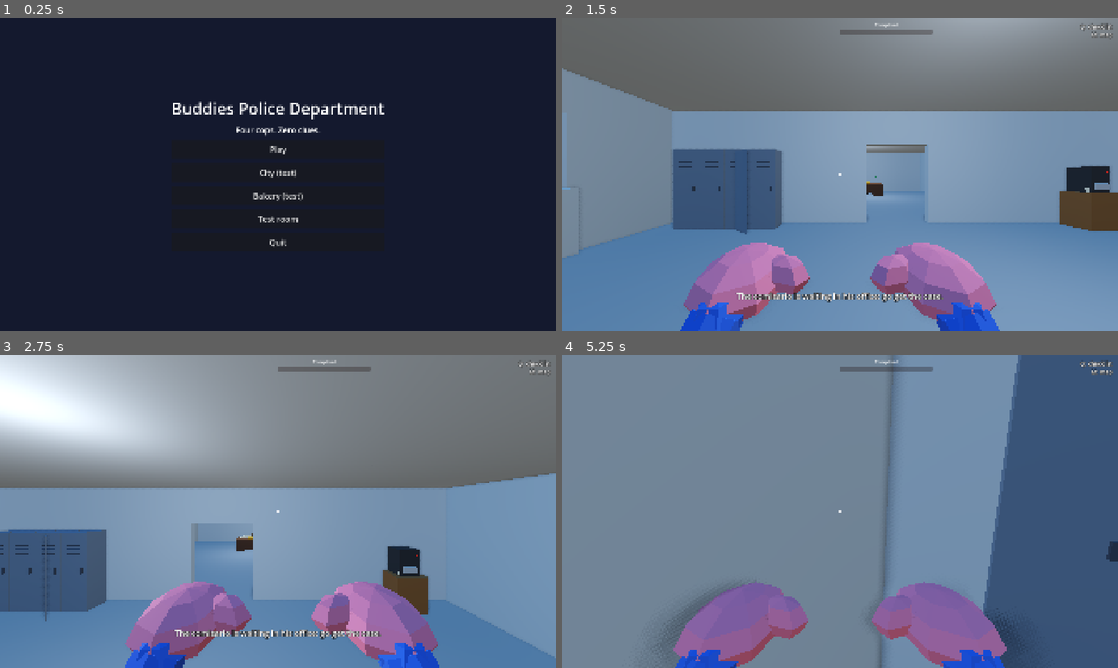
Above: before the commit, frames 1-4 (two rows, left to right).
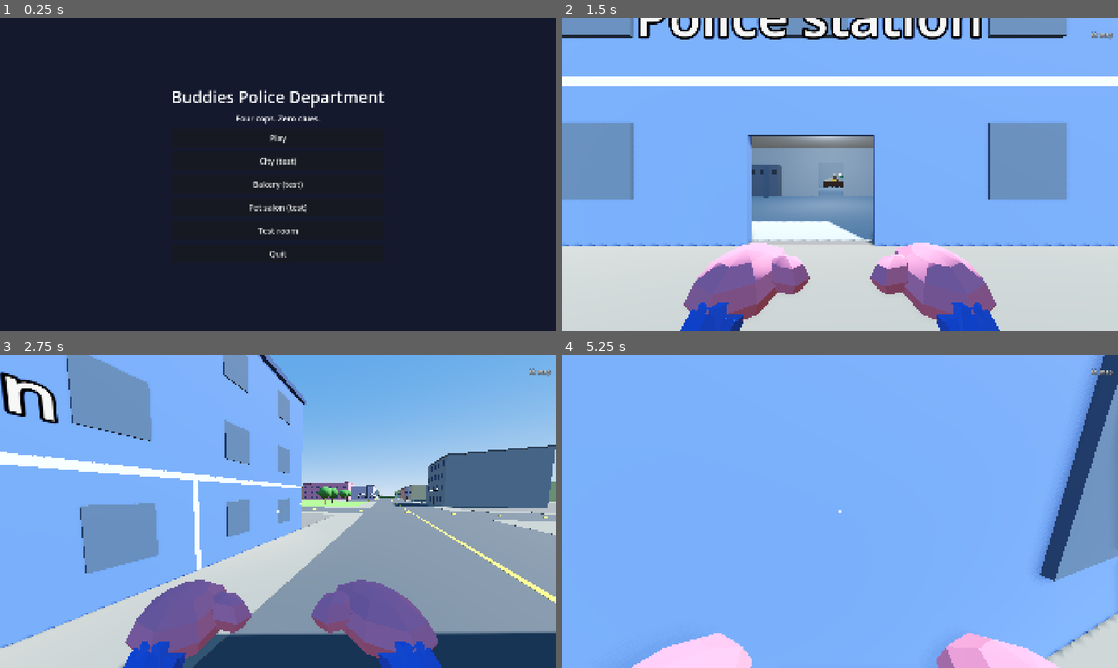
Above: after the commit, the same moments.

Repository: cristiangelini/BPD
Game: Godot game, scene res://scenes/ui/main_menu.tscn
The game is run twice, just before and just after one commit, with the same random seed, the same clock (stepped at 60 frames per second) and the same inputs.
Inputs (mouse positions are in pixels of both pictures, inside the frame that each line leads up to):
- Up to frame 1 (0.25 s): no input
- Up to frame 2 (1.5 s): click (840, 208) at 0.5 s, where only the run after the commit has a clickable "Pet salon (test)"; click (840, 149) at 1.25 s, where only the run before the commit has a clickable "Play"
- Up to frame 3 (2.75 s): tap Enter at 2 s; move the mouse to (400, 495) at 2.02 s; hold D (move_right) from 2.03 s (still down); hold R (ask) from 2.03 s (still down); click (400, 495) at 2.17 s; tap Space (jump) at 2.27, 2.57 s; tap Shift (run) at 2.3 s
- Up to frame 4 (5.25 s): move the mouse to (812, 511) at 2.77 s; release D (move_right) at 2.78 s; release R (ask) at 2.78 s; hold W (move_forward) from 2.78 s (still down); tap Shift (run) at 2.85 s; tap Space (jump) at 3.02, 3.32, 3.8, 4.35, 4.52, 4.82 s; tap E (use) at 3.05 s; move the mouse to (851, 505) at 3.52 s; hold E (use) 3.53-4.28 s; move the mouse to (834, 517) at 4.27 s; click (834, 517) at 4.42 s; tap R (ask) at 4.55 s; move the mouse to (878, 514) at 5.02 s; hold R (ask) from 5.03 s (still down)

The runs differ from the first frame. In frame 1, 2.8% of the frame differs, in the area x 31-70%, y 22-77%; in frame 2, 89%; in frame 3, 90%; in frame 4, 99%, in the area x 0-100%, y 0-100%.

Commit message:
Pet salon: the place inside, on its lot in the city
Reception, grooming room, cages, the locked storeroom and the yard with
the doghouse, built from PlaceBuilder pieces, with 12 hiding spots, 24
shampoo bottles and 6 collars that break as fines, and a menu test
button.

Co-Authored-By: Claude Opus 5.5 (1M context) <noreply@anthropic.com>
Claude-Session: https://claude.ai/code/session_01UXwRy4nCUmp8Zcg5tBLZhH

Diff:
--- /dev/null
+++ b/scenes/levels/groomer.tscn
@@ -0,0 +1,54 @@
+[gd_scene format=3]
+
+[ext_resource type="Script" path="res://scripts/levels/groomer.gd" id="1"]
+[ext_resource type="Script" path="res://scripts/levels/city.gd" id="4"]
+[ext_resource type="PackedScene" path="res://scenes/player/cop.tscn" id="2"]
+[ext_resource type="PackedScene" path="res://scenes/vehicles/patrol_car.tscn" id="3"]
+
+[sub_resource type="ProceduralSkyMaterial" id="SkyMat"]
+sky_top_color = Color(0.32, 0.56, 0.9, 1)
+sky_horizon_color = Color(0.75, 0.85, 0.95, 1)
+ground_horizon_color = Color(0.75, 0.85, 0.95, 1)
+ground_bottom_color = Color(0.4, 0.37, 0.33, 1)
+
+[sub_resource type="Sky" id="Sky"]
+sky_material = SubResource("SkyMat")
+
+[sub_resource type="Environment" id="Env"]
+background_mode = 2
+sky = SubResource("Sky")
+ambient_light_source = 3
+ambient_light_sky_contribution = 0.6
+ambient_light_energy = 0.45
+tonemap_mode = 2
+tonemap_exposure = 0.85
+ssao_enabled = true
+ssao_radius = 1.2
+ssao_intensity = 1.6
+adjustments_enabled = true
+adjustments_saturation = 1.2
+
+[node name="Groomer" type="Node3D"]
+script = ExtResource("1")
+
+[node name="Environment" type="WorldEnvironment" parent="."]
+environment = SubResource("Env")
+
+[node name="Sun" type="DirectionalLight3D" parent="."]
+transform = Transform3D(0.866, -0.354, 0.354, 0, 0.707, 0.707, -0.5, -0.612, 0.612, 0, 8, 0)
+light_color = Color(1, 0.93, 0.82, 1)
+light_energy = 1.2
+shadow_enabled = true
+shadow_blur = 1.5
+directional_shadow_max_distance = 120.0
+
+[node name="City" type="Node3D" parent="."]
+script = ExtResource("4")
+live_place = "pet_salon"
+live_block_ground = false
+
+[node name="Built" type="Node3D" parent="."]
+
+[node name="Cop" parent="." instance=ExtResource("2")]
+
+[node name="PatrolCar" parent="." instance=ExtResource("3")]
--- /dev/null
+++ b/scenes/props/dog_collar.tscn
@@ -0,0 +1,19 @@
+[gd_scene load_steps=4 format=3]
+
+[ext_resource type="Script" path="res://scripts/props/ornament.gd" id="1"]
+[ext_resource type="PackedScene" path="res://assets/models/dog_collar.glb" id="2"]
+
+[sub_resource type="BoxShape3D" id="Shape"]
+size = Vector3(0.13, 0.15, 0.08)
+
+[node name="Ornament" type="RigidBody3D"]
+collision_layer = 4
+collision_mask = 15
+mass = 0.2
+shard_color = Color(0.82, 0.23, 0.29, 1)
+script = ExtResource("1")
+
+[node name="Shape" type="CollisionShape3D" parent="."]
+shape = SubResource("Shape")
+
+[node name="Model" parent="." instance=ExtResource("2")]
--- /dev/null
+++ b/scenes/props/shampoo_bottle.tscn
@@ -0,0 +1,20 @@
+[gd_scene load_steps=4 format=3]
+
+[ext_resource type="Script" path="res://scripts/props/ornament.gd" id="1"]
+[ext_resource type="PackedScene" path="res://assets/models/shampoo_bottle.glb" id="2"]
+
+[sub_resource type="CylinderShape3D" id="Shape"]
+height = 0.23
+radius = 0.038
+
+[node name="Ornament" type="RigidBody3D"]
+collision_layer = 4
+collision_mask = 15
+mass = 0.4
+shard_color = Color(0.56, 0.83, 0.94, 1)
+script = ExtResource("1")
+
+[node name="Shape" type="CollisionShape3D" parent="."]
+shape = SubResource("Shape")
+
+[node name="Model" parent="." instance=ExtResource("2")]
--- a/scenes/ui/main_menu.tscn
+++ b/scenes/ui/main_menu.tscn
@@ -68,6 +68,13 @@
 theme_override_font_sizes/font_size = 28
 text = "MENU_BAKERY"
 
+[node name="GroomerButton" type="Button" parent="Box"]
+unique_name_in_owner = true
+custom_minimum_size = Vector2(0, 64)
+layout_mode = 2
+theme_override_font_sizes/font_size = 28
+text = "MENU_GROOMER"
+
 [node name="TestRoomButton" type="Button" parent="Box"]
 unique_name_in_owner = true
 custom_minimum_size = Vector2(0, 64)
--- /dev/null
+++ b/scripts/levels/groomer.gd
@@ -0,0 +1,265 @@
+class_name Groomer
+extends Node3D
+
+## The pet salon "Pelito Feliz" (docs/diseno/peluqueria.md, step 1): the reception and the grooming room at the front,
+## the cages and the storeroom behind them, and the yard at the back, on its lot in the city with the front to +Z.
+## The salon is open; the storeroom ("Solo personal") and its back door to the yard are locked. The shampoo bottles
+## and the collar vitrine break, each one a fine. Ramiro, the dogs and the stories come in the next steps.
+## Every number here is (propuesta).
+
+const DOOR_SCENE := preload("res://scenes/props/front_door.tscn")
+const SHAMPOO_SCENE := preload("res://scenes/props/shampoo_bottle.tscn")
+const COLLAR_SCENE := preload("res://scenes/props/dog_collar.tscn")
+const HALF_X := 8.0
+## The lot runs from -HALF_Z to HALF_Z; the building covers its front from BACK_Z on, the yard the rest.
+const HALF_Z := 7.0
+const BACK_Z := -2.0
+## The salon floor sits a little over the city's paved block, which runs under it; the yard's grass a little lower.
+const FLOOR_TOP := 0.06
+const GRASS_TOP := 0.04
+## The wall between the front rooms and the back ones, the one between the reception (west) and the grooming room,
+## and the one between the cages (west) and the storeroom.
+const SPLIT_Z := 2.5
+const RECEPTION_EAST := 0.0
+const CAGES_EAST := 2.0
+const ENTRANCE_X := -4.0
+const GROOMING_DOOR_Z := 4.8
+const CAGES_DOOR_X := -4.0
+const STORE_DOOR_X := 5.0
+const YARD_DOOR_X := -3.0
+const BACK_DOOR_X := 5.0
+const FENCE_HEIGHT := 0.9
+const COUNTER_AT := Vector3(-2.2, FLOOR_TOP, 4.2)
+const COUNTER_SIZE := Vector3(2.4, 1.0, 0.7)
+const ARMCHAIR_AT := Vector3(-6.8, FLOOR_TOP, 5.8)
+const VITRINE_AT := Vector3(-7.4, FLOOR_TOP, 3.8)
+const VITRINE_SHELF := FLOOR_TOP + 0.77
+const TABLES: Array[Vector3] = [Vector3(2.5, FLOOR_TOP, 4.5), Vector3(5.0, FLOOR_TOP, 4.5)]
+const TABLE_HEIGHT := 0.8
+## Each standing dryer's hood, open on top, behind its table.
+const DRYER_HOOD := FLOOR_TOP + 1.4
+const BATHTUB_AT := Vector3(6.8, FLOOR_TOP, 3.3)
+const CAGE_XS: Array[float] = [-7.4, -6.5, -5.6, -4.7]
+const CAGE_Z := -1.4
+const CAGE_SIZE := Vector3(0.8, 0.8, 0.9)
+const CAGE_STEP := 0.85
+## The cages without bars (the dogs in them roam the salon, docs/diseno/peluqueria.md "Los perros").
+const OPEN_CAGES: Array[Vector2i] = [Vector2i(1, 0), Vector2i(3, 1)]
+const FREEZER_AT := Vector3(7.1, FLOOR_TOP, 0.3)
+const TOWELS_AT := Vector3(3.0, FLOOR_TOP, 1.8)
+const DOGHOUSE_AT := Vector3(5.5, GRASS_TOP, -5.2)
+## The shampoo shelves: board center, length along the wall, the axis it runs along, and how many bottles each holds.
+const SHELVES := [
+	{"at": Vector3(-5.9, 0.9, 2.8), "length": 1.8, "along": "x", "bottles": 5},
+	{"at": Vector3(-5.9, 1.5, 2.8), "length": 1.8, "along": "x", "bottles": 5},
+	{"at": Vector3(7.7, 0.9, 5.7), "length": 2.2, "along": "z", "bottles": 7},
+	{"at": Vector3(7.7, 1.5, 5.7), "length": 2.2, "along": "z", "bottles": 7},
+]
+const SHELF_DEPTH := 0.4
+const COLLARS := 6
+const BOTTLE_HALF_HEIGHT := 0.115
+const COLLAR_HALF_HEIGHT := 0.075
+
+const OUTSIDE := Color(0.55, 0.85, 0.8)
+const INSIDE := Color(0.98, 0.9, 0.93)
+const BACK := Color(0.85, 0.87, 0.85)
+const TILES := Color(0.82, 0.86, 0.88)
+const GRASS := Color(0.42, 0.66, 0.32)
+const WOOD := Color(0.6, 0.42, 0.28)
+const WHITE := Color(0.93, 0.93, 0.9)
+const STEEL := Color(0.62, 0.64, 0.68)
+const GLASS := Color(0.55, 0.75, 0.85, 0.35)
+const PINK := Color(0.93, 0.55, 0.7)
+const SACK := Color(0.78, 0.66, 0.42)
+const CARDBOARD := Color(0.7, 0.55, 0.36)
+const AWNING := Color(0.3, 0.65, 0.62)
+const FRAME := Color(0.95, 0.8, 0.35)
+
+## Hiding spots: where something can wait, with its surface height, and whether a heavy item fits.
+const SPOTS := [
+	{"id": "in_bathtub", "at": BATHTUB_AT + Vector3(0, 0.05, 0), "heavy": true},
+	{"id": "in_cage", "at": Vector3(-6.5, FLOOR_TOP + 0.05, CAGE_Z), "heavy": false},
+	{"id": "in_doghouse", "at": DOGHOUSE_AT + Vector3(0, 0.05, 0), "heavy": true},
+	{"id": "in_freezer", "at": FREEZER_AT + Vector3(0, 0.05, 0), "heavy": true},
+	{"id": "behind_food", "at": Vector3(3.7, FLOOR_TOP, -1.6), "heavy": true},
+	{"id": "in_dryer", "at": Vector3(2.5, DRYER_HOOD + 0.05, 5.6), "heavy": false},
+	{"id": "under_armchair", "at": ARMCHAIR_AT, "heavy": false},
+	{"id": "in_towels", "at": TOWELS_AT + Vector3(0, 0.05, 0), "heavy": false},
+	{"id": "under_counter", "at": COUNTER_AT + Vector3(0, 0.05, 0), "heavy": true},
+	{"id": "on_cages", "at": Vector3(-5.6, FLOOR_TOP + CAGE_STEP + 0.8, CAGE_Z), "heavy": false},
+	{"id": "under_grooming_table", "at": Vector3(2.5, FLOOR_TOP, 4.5), "heavy": true},
+	{"id": "in_vitrine", "at": VITRINE_AT + Vector3(0, 0.05, 0), "heavy": false},
+]
+
+## Where the patrol car parks at the station, in this scene's space.
+var station_parking: Transform3D
+var store_door: FrontDoor
+var back_door: FrontDoor
+var city_map: CityMap
+var shampoos: Array[Ornament] = []
+var collars: Array[Ornament] = []
+## What the cops broke so far (each one is an Ornament.FINE).
+var fines := 0
+var _build: PlaceBuilder
+@onready var car: PatrolCar = $PatrolCar
+
+
+func _ready() -> void:
+	_build = PlaceBuilder.new($Built)
+	_build_shell()
+	_build_yard()
+	_build_reception()
+	_build_grooming_room()
+	_build_cages()
+	_build_storeroom()
+	_place_fragile()
+	store_door = _door(Vector3(STORE_DOOR_X - GameScale.DOOR_WIDTH / 2, 0, SPLIT_Z), 0.0)
+	back_door = _door(Vector3(BACK_DOOR_X + GameScale.DOOR_WIDTH / 2, 0, BACK_Z), PI)
+	var city: Node3D = $City
+	city.transform = CityLayout.anchor("pet_salon")
+	station_parking = city.transform * CityLayout.parking("station")
+	car.global_transform = station_parking.translated_local(Vector3.UP * 0.05)
+	$Cop.global_position = car.to_global(Vector3(2.5, 0.1, 0.55))
+	city_map = CityMap.new()
+	add_child(city_map)
+	city_map.setup(city, "pet_salon", car)
+
+
+func _door(at: Vector3, turn: float) -> FrontDoor:
+	var door: FrontDoor = DOOR_SCENE.instantiate()
+	door.position = at
+	door.rotation.y = turn
+	add_child(door)
+	return door
+
+
+## Floor, outer walls, the roof and the front: the entrance, the shop window, the awning and the sign.
+func _build_shell() -> void:
+	var up := GameScale.FLOOR_HEIGHT
+	_build.slab(-HALF_X, HALF_X, BACK_Z, HALF_Z, FLOOR_TOP, TILES)
+	_build.slab(-HALF_X - 0.2, HALF_X + 0.2, BACK_Z - 0.2, HALF_Z + 0.2, up, OUTSIDE.darkened(0.35))
+	_build.wall("x", BACK_Z, -HALF_X, HALF_X, 0, [YARD_DOOR_X, BACK_DOOR_X], OUTSIDE)
+	_build.wall("z", -HALF_X, BACK_Z, HALF_Z, 0, [], OUTSIDE)
+	_build.wall("z", HALF_X, BACK_Z, HALF_Z, 0, [], OUTSIDE)
+	# Front: wall with the entrance, then the shop window of the grooming room from x = -1 to 7.
+	var height := up - PlaceBuilder.SLAB
+	_build.wall("x", HALF_Z, -HALF_X, -1.0, 0, [ENTRANCE_X], OUTSIDE)
+	_build.box(Vector3(3.0, 0.45, HALF_Z), Vector3(8.0, 0.9, PlaceBuilder.WALL), OUTSIDE)
+	_build.box(Vector3(3.0, 2.4, HALF_Z), Vector3(8.0, height - 2.3, PlaceBuilder.WALL), OUTSIDE)
+	_build.box(Vector3(3.0, 1.6, HALF_Z), Vector3(8.0, 1.4, 0.04), GLASS)
+	_build.box(Vector3(7.5, height / 2, HALF_Z), Vector3(1.0, height, PlaceBuilder.WALL), OUTSIDE)
+	_build.mesh_box(Vector3(0, 2.4, HALF_Z + 0.8), Vector3(HALF_X * 2 - 1, 0.1, 1.5), AWNING)
+	var sign_label := Label3D.new()
+	sign_label.text = "PLACE_PET_SALON"
+	sign_label.font_size = 64
+	sign_label.pixel_size = 0.01
+	sign_label.outline_size = 14
+	sign_label.position = Vector3(0, up + 0.6, HALF_Z + 0.12)
+	$Built.add_child(sign_label)
+	# A false front over the roof, for the sign.
+	_build.box(Vector3(0, up + 0.6, HALF_Z), Vector3(HALF_X * 2, 1.2, PlaceBuilder.WALL), OUTSIDE)
+
+
+## The yard behind: grass, a low fence on three sides (a cop can jump it) and the big doghouse.
+func _build_yard() -> void:
+	_build.slab(-HALF_X, HALF_X, -HALF_Z, BACK_Z, GRASS_TOP, GRASS)
+	var fence_y := GRASS_TOP + FENCE_HEIGHT / 2
+	_build.box(Vector3(0, fence_y, -HALF_Z), Vector3(HALF_X * 2, FENCE_HEIGHT, 0.06), WHITE)
+	for x: float in [-HALF_X, HALF_X]:
+		_build.box(Vector3(x, fence_y, (BACK_Z - HALF_Z) / 2), Vector3(0.06, FENCE_HEIGHT, HALF_Z + BACK_Z), WHITE)
+	_build.open_box(DOGHOUSE_AT, Vector3(1.4, 1.1, 1.4), "-x", WOOD)
+	_build.mesh_box(DOGHOUSE_AT + Vector3(0, 1.15, 0), Vector3(1.6, 0.1, 1.6), AWNING.darkened(0.3))
+
+
+## The reception: the counter (open on Ramiro's side) with the till, the waiting armchair, the collar vitrine,
+## the photos of happy customers and a shampoo shelf.
+func _build_reception() -> void:
+	_build.wall("z", RECEPTION_EAST, SPLIT_Z, HALF_Z, 0, [GROOMING_DOOR_Z], INSIDE)
+	_build.open_box(COUNTER_AT, COUNTER_SIZE, "-z", WOOD)
+	_build.box(COUNTER_AT + Vector3(0.7, COUNTER_SIZE.y + 0.15, 0), Vector3(0.5, 0.3, 0.4), STEEL)
+	_build.legs(ARMCHAIR_AT, Vector2(1.0, 0.9), 0.35, WOOD)
+	_build.box(ARMCHAIR_AT + Vector3(0, 0.45, 0), Vector3(1.0, 0.2, 0.9), PINK)
+	_build.box(ARMCHAIR_AT + Vector3(0, 0.85, 0.45), Vector3(1.0, 0.6, 0.15), PINK)
+	_build.open_box(VITRINE_AT, Vector3(0.8, 1.4, 1.6), "+x", GLASS)
+	_build.box(Vector3(VITRINE_AT.x, VITRINE_SHELF - 0.02, VITRINE_AT.z), Vector3(0.7, 0.04, 1.5), GLASS)
+	for z: float in [3.3, 6.2]:
+		_build.mesh_box(Vector3(RECEPTION_EAST - 0.09, 1.6, z), Vector3(0.03, 0.4, 0.5), FRAME)
+	for x: float in [-2.5, -1.5]:
+		_build.mesh_box(Vector3(x, 1.6, SPLIT_Z + 0.09), Vector3(0.5, 0.4, 0.03), FRAME)
+	_build_shelves(SHELVES.slice(0, 2))
+	_build.light(Vector3(-4.0, 2.2, 4.8))
+
+
+## The grooming room: two tables with a standing dryer each, the bathtub for dogs and the big shampoo shelf.
+func _build_grooming_room() -> void:
+	for at: Vector3 in TABLES:
+		_build.legs(at, Vector2(1.2, 0.6), TABLE_HEIGHT, STEEL)
+		_build.box(at + Vector3(0, TABLE_HEIGHT + 0.03, 0), Vector3(1.2, 0.06, 0.6), WHITE)
+		var dryer := Vector3(at.x, DRYER_HOOD, 5.6)
+		_build.box(Vector3(dryer.x, FLOOR_TOP + 0.7, dryer.z), Vector3(0.08, 1.4, 0.08), STEEL)
+		_build.open_box(dryer, Vector3(0.5, 0.35, 0.5), "top", PINK)
+		# Scissors hanging on the wall to the reception.
+		_build.mesh_box(Vector3(RECEPTION_EAST + 0.09, 1.5, 3.2 + (at.x - 2.5) * 0.2), Vector3(0.02, 0.25, 0.08), STEEL)
+	_build.open_box(BATHTUB_AT, Vector3(1.8, 0.6, 1.0), "top", WHITE)
+	_build_shelves(SHELVES.slice(2, 4))
+	_build.light(Vector3(4.0, 2.2, 4.8))
+
+
+## The cages: two rows of four along the back wall, most with bars, and the doorway to the yard.
+func _build_cages() -> void:
+	_build.wall("x", SPLIT_Z, -HALF_X, HALF_X, 0, [CAGES_DOOR_X, STORE_DOOR_X], INSIDE)
+	_build.wall("z", CAGES_EAST, BACK_Z, SPLIT_Z, 0, [], BACK)
+	for level in 2:
+		for i in CAGE_XS.size():
+			var at := Vector3(CAGE_XS[i], FLOOR_TOP + level * CAGE_STEP, CAGE_Z)
+			_build.open_box(at, CAGE_SIZE, "+z", STEEL)
+			if OPEN_CAGES.has(Vector2i(i, level)):
+				continue
+			for b in 5:
+				var x := at.x - CAGE_SIZE.x / 2 + 0.08 + b * 0.16
+				_build.mesh_box(Vector3(x, at.y + CAGE_SIZE.y / 2, CAGE_Z + CAGE_SIZE.z / 2), Vector3(0.02, CAGE_SIZE.y, 0.02), STEEL)
+	_build.light(Vector3(-4.0, 2.2, 0.3))
+
+
+## The storeroom: dog food sacks against the back wall, the chest freezer, the towel box and shampoo boxes.
+func _build_storeroom() -> void:
+	for x: float in [3.0, 3.65, 4.3]:
+		_build.box(Vector3(x, FLOOR_TOP + 0.3, -0.9), Vector3(0.6, 0.6, 0.5), SACK)
+	_build.box(Vector3(3.3, FLOOR_TOP + 0.85, -0.9), Vector3(0.6, 0.5, 0.5), SACK)
+	_build.open_box(FREEZER_AT, Vector3(1.0, 0.9, 1.4), "top", WHITE)
+	_build.open_box(TOWELS_AT, Vector3(0.8, 0.6, 0.6), "top", CARDBOARD)
+	for y: float in [0.2, 0.6]:
+		_build.box(Vector3(7.3, FLOOR_TOP + y, -1.4), Vector3(0.6, 0.4, 0.6), CARDBOARD)
+	_build.light(Vector3(5.0, 2.2, 0.3))
+
+
+## Boards on the wall; their bottles are placed by _place_fragile.
+func _build_shelves(shelves: Array) -> void:
+	for shelf: Dictionary in shelves:
+		var size := Vector3(shelf.length, 0.04, SHELF_DEPTH) if shelf.along == "x" else Vector3(SHELF_DEPTH, 0.04, shelf.length)
+		_build.box(shelf.at, size, WOOD)
+
+
+## The shampoo bottles on the shelves and the collars on the vitrine shelf: each one that breaks is a fine.
+func _place_fragile() -> void:
+	for shelf: Dictionary in SHELVES:
+		var count: int = shelf.bottles
+		var axis := Vector3.RIGHT if shelf.along == "x" else Vector3.BACK
+		for i in count:
+			var offset: float = (i - (count - 1) / 2.0) * (shelf.length - 0.3) / (count - 1)
+			var bottle: Ornament = SHAMPOO_SCENE.instantiate()
+			bottle.position = (shelf.at as Vector3) + axis * offset + Vector3.UP * (0.02 + BOTTLE_HALF_HEIGHT + 0.005)
+			add_child(bottle)
+			bottle.broken.connect(_on_fragile_broken)
+			shampoos.append(bottle)
+	for i in COLLARS:
+		var collar: Ornament = COLLAR_SCENE.instantiate()
+		collar.position = Vector3(VITRINE_AT.x, VITRINE_SHELF + COLLAR_HALF_HEIGHT + 0.005, VITRINE_AT.z - 0.6 + i * 0.24)
+		collar.rotation.y = PI / 2
+		add_child(collar)
+		collar.broken.connect(_on_fragile_broken)
+		collars.append(collar)
+
+
+func _on_fragile_broken(_at: Vector3) -> void:
+	fines += Ornament.FINE
--- a/scripts/ui/main_menu.gd
+++ b/scripts/ui/main_menu.gd
@@ -5,11 +5,13 @@
 
 const CITY_SCENE := "res://scenes/levels/city.tscn"
 const BAKERY_SCENE := "res://scenes/levels/bakery.tscn"
+const GROOMER_SCENE := "res://scenes/levels/groomer.tscn"
 const TEST_ROOM_SCENE := "res://scenes/levels/grey_room.tscn"
 
 @onready var _play_button: Button = %PlayButton
 @onready var _city_button: Button = %CityButton
 @onready var _bakery_button: Button = %BakeryButton
+@onready var _groomer_button: Button = %GroomerButton
 @onready var _test_room_button: Button = %TestRoomButton
 @onready var _quit_button: Button = %QuitButton
 
@@ -19,6 +21,7 @@
 	_play_button.pressed.connect(_on_play_pressed)
 	_city_button.pressed.connect(func() -> void: get_tree().change_scene_to_file(CITY_SCENE))
 	_bakery_button.pressed.connect(func() -> void: get_tree().change_scene_to_file(BAKERY_SCENE))
+	_groomer_button.pressed.connect(func() -> void: get_tree().change_scene_to_file(GROOMER_SCENE))
 	_test_room_button.pressed.connect(_on_test_room_pressed)
 	_quit_button.pressed.connect(_on_quit_pressed)
 
--- /dev/null
+++ b/tests/unit/test_groomer.gd
@@ -0,0 +1,74 @@
+extends GutTest
+
+## The pet salon "Pelito Feliz" (docs/diseno/peluqueria.md, step 1): the place itself, on its lot in the city.
+
+const GROOMER_SCENE := preload("res://scenes/levels/groomer.tscn")
+
+
+func _groomer() -> Groomer:
+	var groomer: Groomer = GROOMER_SCENE.instantiate()
+	groomer.get_node("Cop").input_enabled = false
+	add_child_autofree(groomer)
+	return groomer
+
+
+func test_twelve_spots_each_on_a_surface() -> void:
+	var groomer := _groomer()
+	await wait_physics_frames(2)
+	assert_eq(Groomer.SPOTS.size(), 12)
+	var heavy := Groomer.SPOTS.filter(func(s: Dictionary) -> bool: return s.heavy).size()
+	assert_between(heavy, 4, 8, "some spots take the heavy evidence, some don't")
+	var space := groomer.get_world_3d().direct_space_state
+	for spot: Dictionary in Groomer.SPOTS:
+		var at: Vector3 = spot.at
+		var in_yard: bool = spot.id == "in_doghouse"
+		var z_from := -Groomer.HALF_Z if in_yard else Groomer.BACK_Z
+		var z_to := Groomer.BACK_Z if in_yard else Groomer.HALF_Z
+		assert_true(absf(at.x) < Groomer.HALF_X and at.z > z_from and at.z < z_to, "%s is in its part of the lot" % spot.id)
+		var query := PhysicsRayQueryParameters3D.create(at + Vector3.UP * 0.25, at + Vector3.DOWN * 0.2)
+		var hit := space.intersect_ray(query)
+		assert_false(hit.is_empty(), "%s has something under it" % spot.id)
+		if not hit.is_empty():
+			assert_almost_eq((hit.position as Vector3).y, at.y, 0.03, "%s sits on its surface" % spot.id)
+
+
+func test_the_salon_is_open_and_the_storeroom_is_locked() -> void:
+	var groomer := _groomer()
+	await wait_physics_frames(2)
+	assert_true(groomer.store_door.locked, "Solo personal")
+	assert_true(groomer.back_door.locked, "the storeroom's door to the yard")
+	var space := groomer.get_world_3d().direct_space_state
+	# Street to reception, reception to grooming room, reception to cages, cages to yard: nothing in the way.
+	var ways := [
+		[Vector3(Groomer.ENTRANCE_X, 1.0, Groomer.HALF_Z + 2), Vector3(Groomer.ENTRANCE_X, 1.0, Groomer.HALF_Z - 1.5)],
+		[Vector3(-1.0, 1.0, Groomer.GROOMING_DOOR_Z), Vector3(1.0, 1.0, Groomer.GROOMING_DOOR_Z)],
+		[Vector3(Groomer.CAGES_DOOR_X, 1.0, Groomer.SPLIT_Z + 1), Vector3(Groomer.CAGES_DOOR_X, 1.0, Groomer.SPLIT_Z - 1)],
+		[Vector3(Groomer.YARD_DOOR_X, 1.0, Groomer.BACK_Z + 1), Vector3(Groomer.YARD_DOOR_X, 1.0, Groomer.BACK_Z - 1.5)],
+	]
+	for way: Array in ways:
+		var query := PhysicsRayQueryParameters3D.create(way[0], way[1])
+		assert_true(space.intersect_ray(query).is_empty(), "open from %s to %s" % [way[0], way[1]])
+
+
+func test_the_fragile_things_are_fines() -> void:
+	var groomer := _groomer()
+	await wait_physics_frames(30)
+	assert_eq(groomer.shampoos.size(), 24)
+	assert_eq(groomer.collars.size(), Groomer.COLLARS)
+	for item: Ornament in groomer.shampoos + groomer.collars:
+		assert_false(item.is_broken, "%s survives standing still" % item.name)
+	groomer.shampoos[0].hit(Ornament.BREAK_SPEED + 1.0)
+	groomer.collars[0].hit(Ornament.BREAK_SPEED + 1.0)
+	assert_eq(groomer.fines, Ornament.FINE * 2)
+
+
+func test_the_salon_sits_on_its_lot_and_the_car_starts_at_the_station() -> void:
+	var groomer := _groomer()
+	await wait_physics_frames(2)
+	var city: Node3D = groomer.get_node("City")
+	var lot := CityLayout.place("pet_salon")
+	var center := CityLayout.lot_center(lot.block, lot.side, lot.along, lot.size.z)
+	assert_lt((city.transform * center).distance_to(Vector3.ZERO), 0.01, "the salon is at the origin of its scene")
+	assert_lt(groomer.car.global_position.distance_to(groomer.station_parking.origin), 0.2)
+	assert_lt(groomer.get_node("Cop").global_position.distance_to(groomer.car.global_position), 4.0)
+	assert_eq(groomer.city_map.target, "pet_salon")
--- a/translations/texts.csv
+++ b/translations/texts.csv
@@ -169,13 +169,14 @@
 CLUE_SUSPECT_fight,"Unos guantes de boxeo gastados, talle jubilado.","A pair of worn boxing gloves, retiree size.","Umas luvas de boxe gastas, tamanho aposentado."
 MENU_CITY,Ciudad (prueba),City (test),Cidade (teste)
 MENU_BAKERY,Panadería (prueba),Bakery (test),Padaria (teste)
+MENU_GROOMER,Peluquería (prueba),Pet salon (test),Pet shop (teste)
 PLACE_STATION,Comisaría,Police station,Delegacia
 PLACE_HOTEL,Hotel Gran Siesta,Grand Nap Hotel,Hotel Grande Soneca
 PLACE_INSURANCE,Seguros Todo Tranquilo,All Calm Insurance,Seguros Tudo Tranquilo
 PLACE_GRANDPA,N.º 12,No. 12,N.º 12
 PLACE_APARTMENTS,Edificio Las Palomas,The Pigeons Building,Edifício As Pombas
 PLACE_BAKERY,Panadería El Pan Feliz,The Happy Bread Bakery,Padaria O Pão Feliz
-PLACE_PET_SALON,Peluquería de mascotas Pelos y Señas,Fur and Signs Pet Salon,Pet shop Pelos e Sinais
+PLACE_PET_SALON,Peluquería de mascotas Pelito Feliz,Pelito Feliz Pet Salon,Pet shop Pelito Feliz
 PLACE_HARDWARE,Ferretería El Tornillo Flojo,The Loose Screw Hardware,Ferragens O Parafuso Solto
 PLACE_GYM,Gimnasio Hierro Puro,Pure Iron Gym,Academia Ferro Puro
 PLACE_DOLL_FACTORY,Fábrica de Muñecos Sonrisas,Smiles Doll Factory,Fábrica de Bonecos Sorrisos
@@ -253,6 +254,16 @@
 LOC_under_kneading_table,abajo de la mesa de amasar,under the kneading table,embaixo da mesa de sovar
 LOC_in_bathroom,en el baño,in the bathroom,no banheiro
 LOC_under_marta_bed,abajo de la cama de Marta,under Marta's bed,embaixo da cama da Marta
+LOC_in_cage,en una jaula,in a cage,numa gaiola
+LOC_in_doghouse,en la cucha del patio,in the doghouse in the yard,na casinha de cachorro do quintal
+LOC_in_freezer,en el freezer,in the freezer,no freezer
+LOC_behind_food,detrás de las bolsas de alimento,behind the dog food sacks,atrás dos sacos de ração
+LOC_in_dryer,adentro del secador de pie,inside the standing dryer,dentro do secador de pé
+LOC_under_armchair,abajo del sillón de espera,under the waiting armchair,embaixo da poltrona de espera
+LOC_in_towels,en la caja de toallas,in the towel box,na caixa de toalhas
+LOC_on_cages,arriba de las jaulas,on top of the cages,em cima das gaiolas
+LOC_under_grooming_table,abajo de la mesa de corte,under the grooming table,embaixo da mesa de tosa
+LOC_in_vitrine,en la vitrina de collares,in the collar display,na vitrine de coleiras
 OBJ_ENTER_BAKERY,Entrar a la panadería (está abierta),Get into the bakery (it's open),Entrar na padaria (está aberta)
 OBJ_GUESS_BAKERY,"Averiguar qué pasa en la panadería (con Q abierta, mantén 1, 2 o 3)","Find out what is going on in the bakery (with Q open, hold 1, 2 or 3)","Descobrir o que acontece na padaria (com Q aberta, segure 1, 2 ou 3)"
 OBJ_BROKEN_BAKERY,Panes y tortas rotos: %d (multa: %d),Broken loaves and cakes: %d (fine: %d),Pães e bolos quebrados: %d (multa: %d)
Binary file added: assets/models/dog_collar.glb
Not shown, added: assets/models/dog_collar.glb.import
Binary file added: assets/models/shampoo_bottle.glb
Not shown, added: assets/models/shampoo_bottle.glb.import
Not shown, added: scripts/levels/groomer.gd.uid
Not shown, added: tests/unit/test_groomer.gd.uid
Not shown, changed: CHANGELOG.md
Not shown, changed: docs/diseno/peluqueria.md
